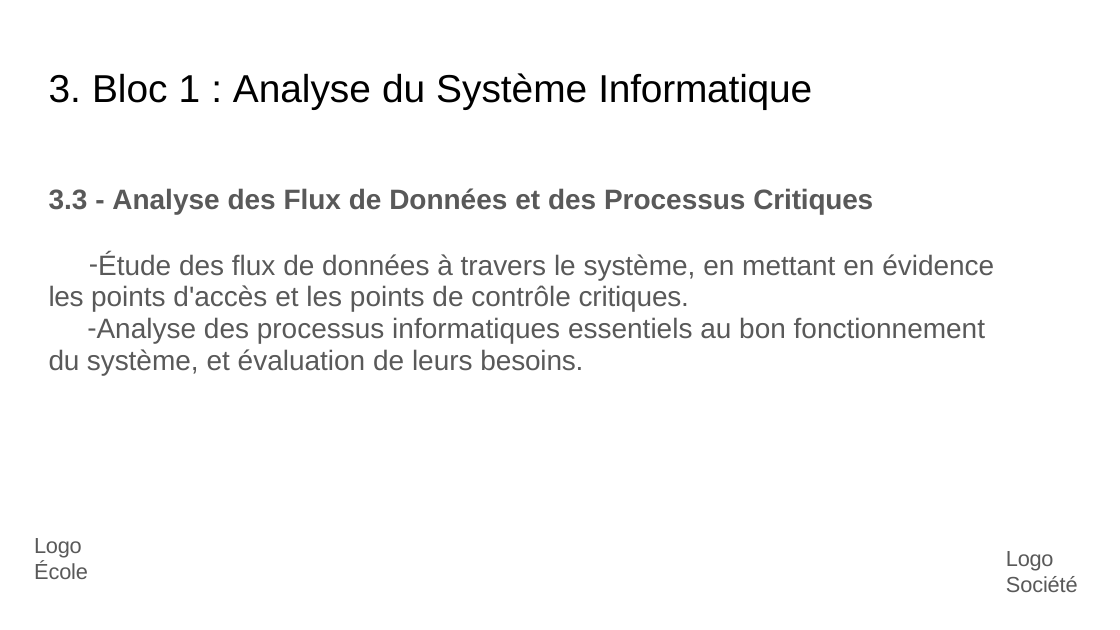
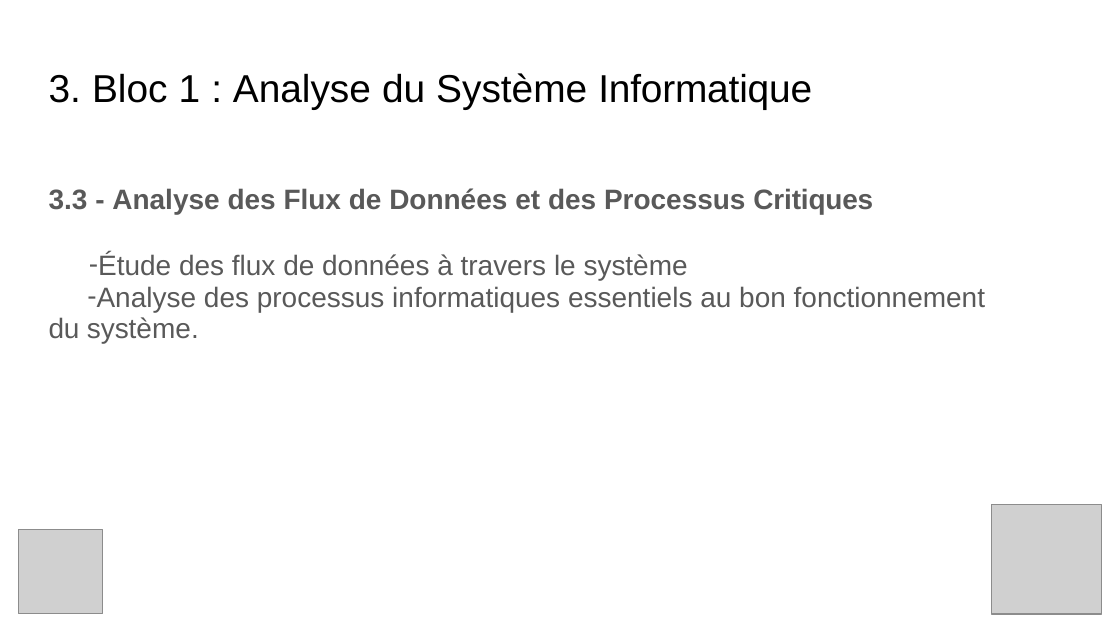
Before and after one commit to TheGeogeo/m2_ia_perso, a slide deck: slide 8 of A rendre/Georges_Coudrier_exam_slides.pptx. Drawn at 1120x630 pixels with LibreOffice and Linux fonts; fonts in the diff are those of the drawing; grey boxes stand for pictures. Boxes give left, top, right and bottom in pixels: in the first picture for what was removed or moved away, otherwise in the second. Text is boxed around its words. In the diff, an @@ line names an element or a change of style, - is before the commit and + after.

Commit message:
up

```diff
--- a/A rendre/Georges_Coudrier_exam_slides.pptx
+++ b/A rendre/Georges_Coudrier_exam_slides.pptx
@@ text at (49, 251, 985, 344): text changed @@
-– Étude des flux de données à travers le système, en mettant en évidence les points d'accès et les points de contrôle critiques.
-– Analyse des processus informatiques essentiels au bon fonctionnement du système, et évaluation de leurs besoins.
+– Étude des flux de données à travers le système
+– Analyse des processus informatiques essentiels au bon fonctionnement du système.
@@ picture added at (991, 504, 1101, 614) @@
@@ picture added at (19, 530, 103, 614) @@
@@ text removed at (34, 538, 88, 579) @@
-Logo École
@@ text removed at (1006, 551, 1078, 592) @@
-Logo Société
```
Also in this commit, not shown: 1 slide added, 1 slide removed.
